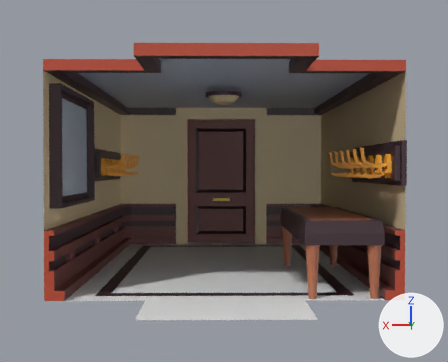
Two versions of the Blender file Blender_Files/wip_3_vestiaire.blend, one commit apart.
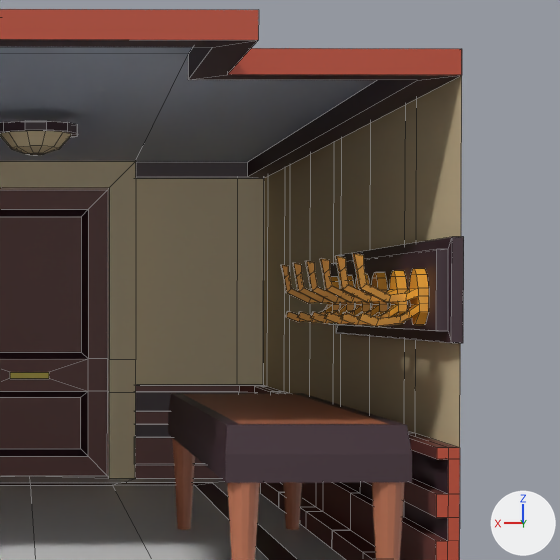
Each version is shown from a 50 mm lens placed at (8.11, 18.74, 1.63), pointed at (7.98, 8.03, 1.44), then close up on the part from 47% to 100% of the width and 11% to 77% of the height. Every picture has the same lights, and +X, +Y and +Z are marked at lower right. The close-ups show mesh edges as thin lines.

The first close-up shows 'floor_pattern.001', 'floor_pattern.002', 'wall.001', 'wall.014', 'wall.018', 'wall.020', 'wall.022'.
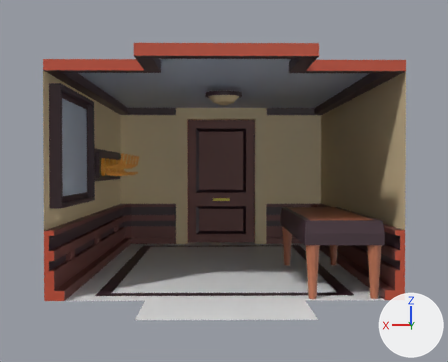
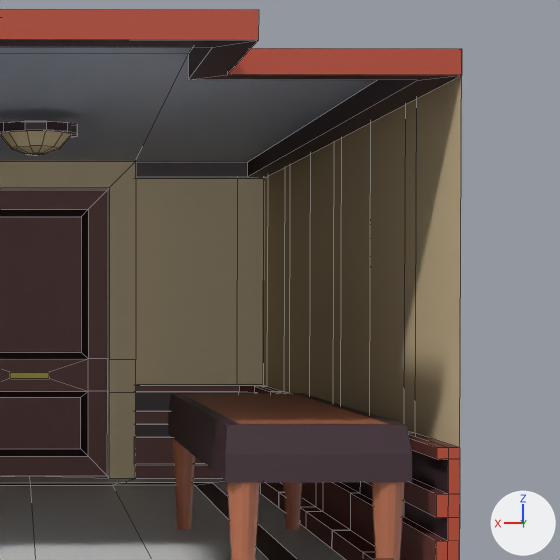
The change in detail:
me_cube_023 is used by ob_wall_014; location (13.0, 15.0, 0.0); scale (-1.0, 1.0, 1.0).
me_cube_023 had 1066 vertices, 994 faces and spanned x 2.75..7.25, y -10.0..-3.94, z 0.0..3.0.
me_cube_023 now has 666 vertices, 608 faces and spans x 2.75..3.26, y -10.0..-4.0, z 0.0..3.0.
me_cube_023 part 1: 7 loose pieces with 400 vertices, spanning x 6.73..7.25, y -6.75..-3.94, z 1.44..2.0, are deleted.

Where the change shows, as pixel boxes (x1, y1, x2, y2) in the close-ups (560 x 560 px):
'wall.014', reshaped (not visible afterwards): before (281, 237, 464, 343)
